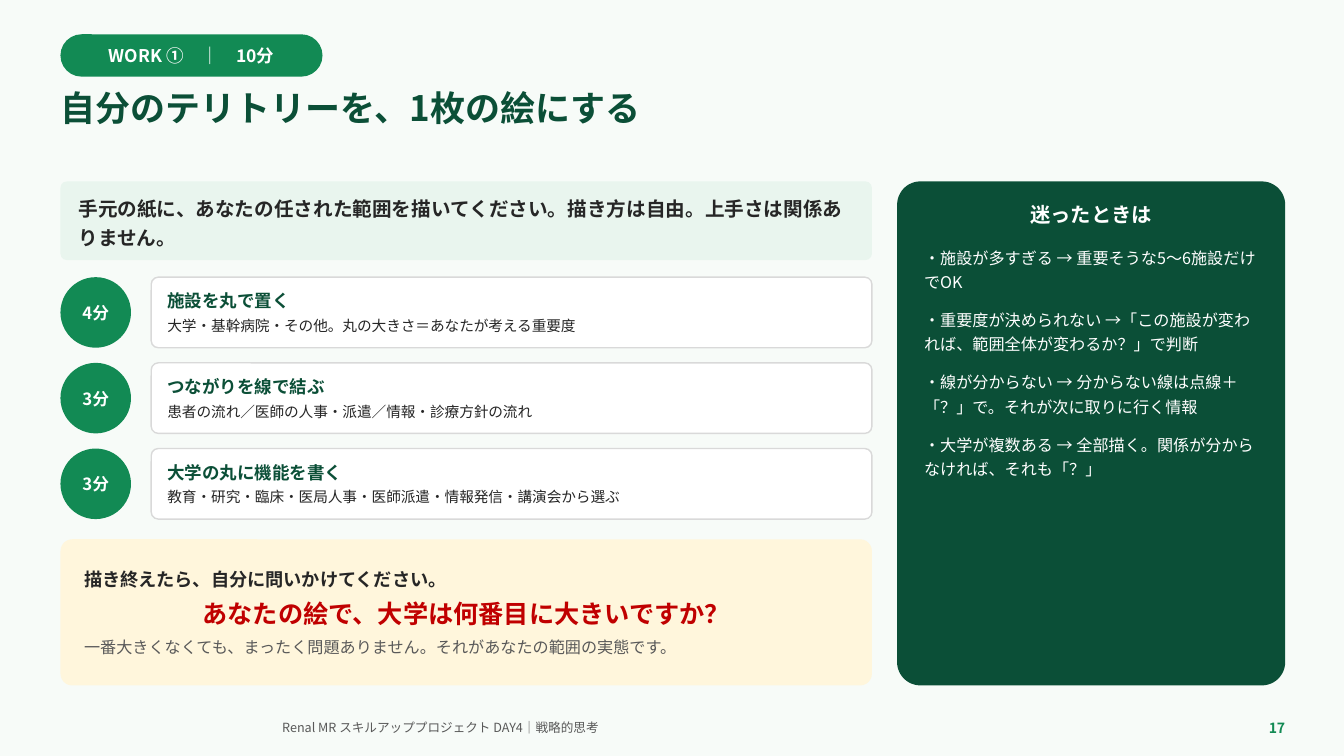
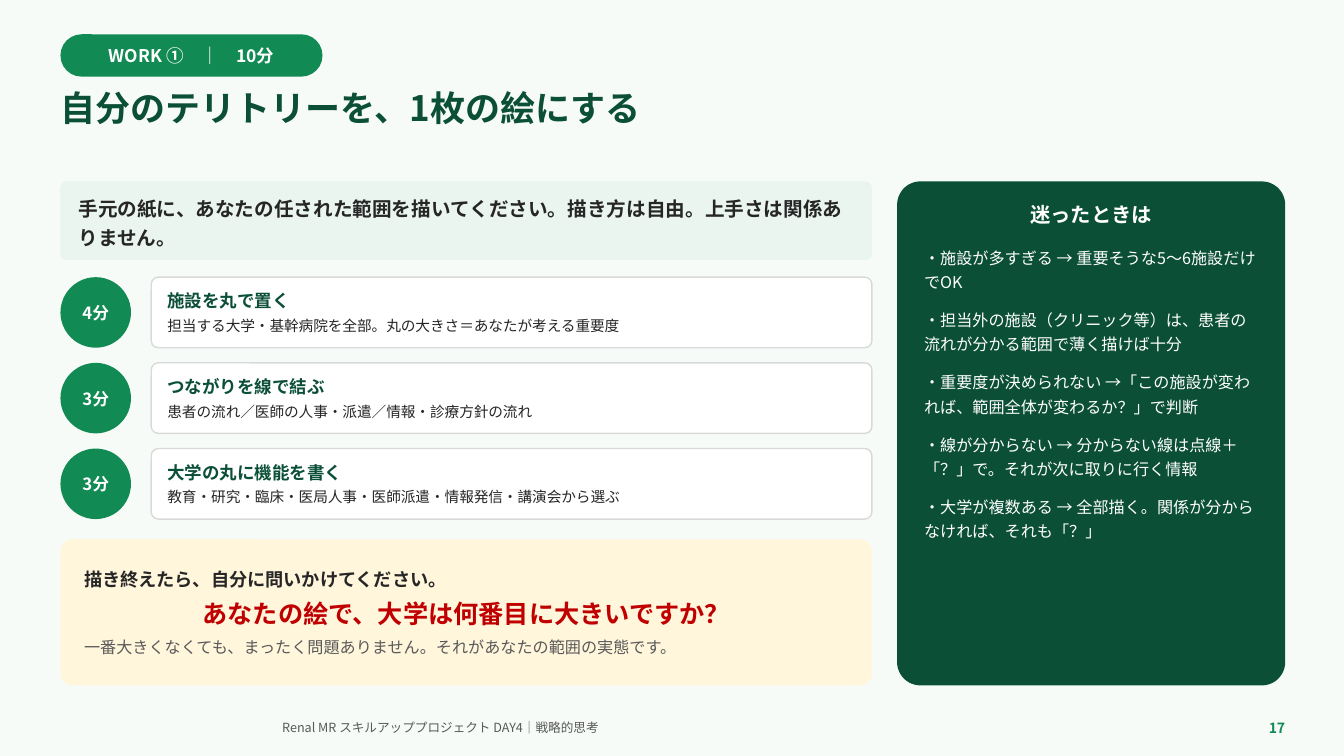
Before and after one commit to TAKUYA-1187/Claude, a slide deck: slide 17 of novartis_training/DAY4_ちょっと分かるだけで世界が変わる.pptx. Drawn at 1344x756 pixels with LibreOffice and Linux fonts; fonts in the diff are those of the drawing; background and template pictures are left out. Boxes give left, top, right and bottom in pixels: in the first picture for what was removed or moved away, otherwise in the second. Text is boxed around its words. In the diff, an @@ line names an element or a change of style, - is before the commit and + after.

```diff
--- a/novartis_training/DAY4_ちょっと分かるだけで世界が変わる.pptx
+++ b/novartis_training/DAY4_ちょっと分かるだけで世界が変わる.pptx
@@ text in rounded rectangle at [167,318,619,332]: text changed @@
-大学・基幹病院・その他。丸の大きさ＝あなたが考える重要度
+担当する大学・基幹病院を全部。丸の大きさ＝あなたが考える重要度
@@ text in rounded rectangle at [924,312,1246,352]: paragraph added @@
+・担当外の施設（クリニック等）は、患者の流れが分かる範囲で薄く描けば十分
```
Also in this commit, not shown: 8 other slides changed, 2 other files.
